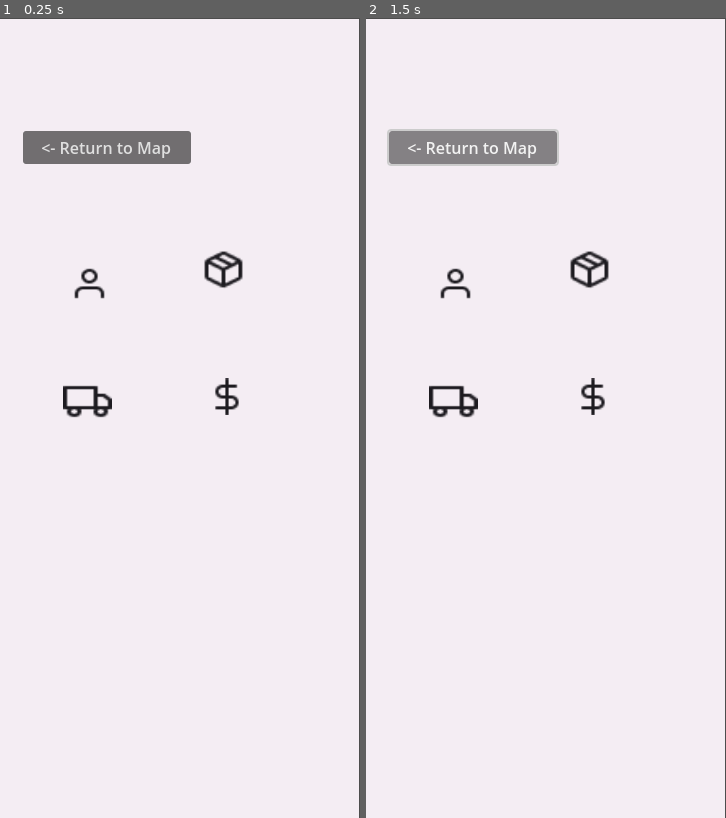
Above: before the commit, frames 1-2 (left to right).
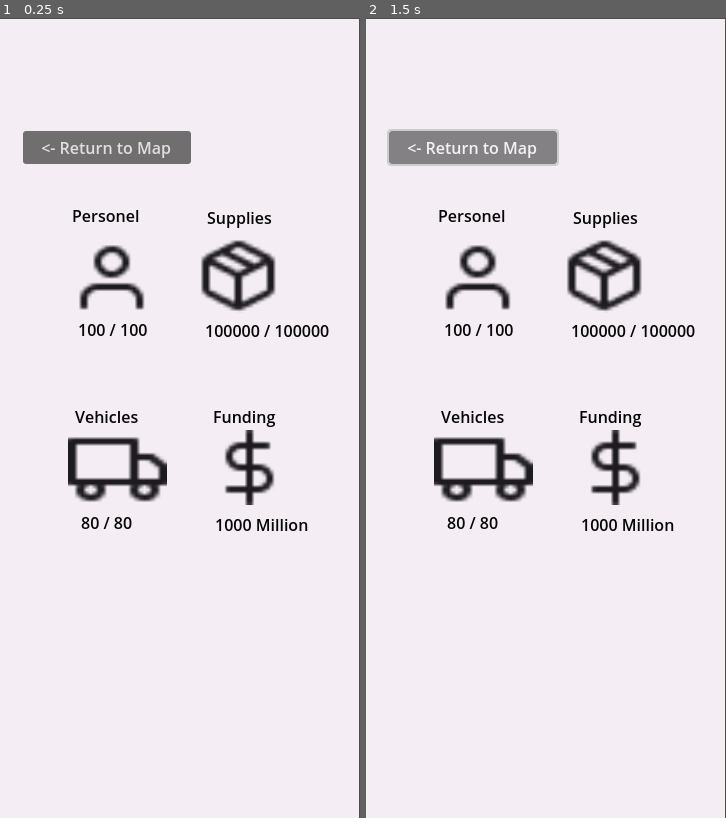
Above: after the commit, the same moments.

Repository: carabowes/Luscinia
Game: Godot game, scene res://Scenes/resource_page.tscn
Same seed, same stepped clock (60 frames per second), same inputs: the game is played once before the commit and once after it.
Inputs:
- Up to frame 1 (0.25 s): no input
- Up to frame 2 (1.5 s): tap Enter at 0.5 s; click "<- Return to Map" at 1.25 s

The runs differ from the first frame. In frame 1, 5.3% of the frame differs, in the area x 17-92%, y 24-65%; in frame 2, 5.3%.

Commit message:
Basic Resources Page

Diff:
--- a/luscinia/Scenes/resource_page.tscn
+++ b/luscinia/Scenes/resource_page.tscn
@@ -9,11 +9,19 @@
 [sub_resource type="StyleBoxFlat" id="StyleBoxFlat_tws4w"]
 bg_color = Color(0.956863, 0.929412, 0.952941, 1)
 
-[node name="resource-page" type="Node2D"]
-position = Vector2(-1, 1)
+[node name="resource-page" type="Control"]
+layout_mode = 3
+anchor_left = -0.003
+anchor_right = 1.0
+anchor_bottom = 1.0
+offset_left = 0.08
+offset_top = 1.0
+offset_right = -361.0
+offset_bottom = -799.0
 script = ExtResource("1_3ccde")
 
 [node name="Background" type="Panel" parent="."]
+layout_mode = 1
 anchors_preset = 8
 anchor_left = 0.5
 anchor_top = 0.5
@@ -33,24 +41,112 @@
 offset_bottom = 145.0
 text = " <- Return to Map "
 
-[node name="Funding" type="Sprite2D" parent="."]
-position = Vector2(228, 378)
-scale = Vector2(1.66667, 1.54167)
+[node name="Funding" type="TextureRect" parent="."]
+layout_mode = 0
+offset_left = 210.0
+offset_top = 411.0
+offset_right = 260.0
+offset_bottom = 461.0
+scale = Vector2(1.621, 1.5)
 texture = ExtResource("2_dleto")
 
-[node name="Supplies" type="Sprite2D" parent="."]
-position = Vector2(224.5, 250.5)
-scale = Vector2(1.875, 1.625)
+[node name="Supplies" type="TextureRect" parent="."]
+layout_mode = 0
+offset_left = 196.0
+offset_top = 219.0
+offset_right = 246.0
+offset_bottom = 269.0
+scale = Vector2(1.731, 1.5)
 texture = ExtResource("3_rp6st")
 
-[node name="Vehicles" type="Sprite2D" parent="."]
-position = Vector2(88.5, 382.5)
-scale = Vector2(2.04167, 1.54167)
+[node name="Vehicles" type="TextureRect" parent="."]
+layout_mode = 0
+offset_left = 69.0
+offset_top = 413.0
+offset_right = 119.0
+offset_bottom = 463.0
+scale = Vector2(1.986, 1.5)
 texture = ExtResource("4_a5ikk")
 
-[node name="Personel" type="Sprite2D" parent="."]
-position = Vector2(90.5, 264.5)
-scale = Vector2(1.625, 1.45833)
+[node name="Personel" type="TextureRect" parent="."]
+layout_mode = 0
+offset_left = 71.0
+offset_top = 221.0
+offset_right = 121.0
+offset_bottom = 271.0
+scale = Vector2(1.672, 1.5)
 texture = ExtResource("5_idmol")
 
+[node name="People Text" type="Label" parent="."]
+layout_mode = 0
+offset_left = 73.0
+offset_top = 185.0
+offset_right = 141.0
+offset_bottom = 208.0
+theme_override_colors/font_color = Color(0.0235294, 0.0235294, 0.0235294, 1)
+text = "Personel"
+
+[node name="Supplies Text" type="Label" parent="."]
+offset_left = 208.0
+offset_top = 187.0
+offset_right = 276.0
+offset_bottom = 210.0
+theme_override_colors/font_color = Color(0.0235294, 0.0235294, 0.0235294, 1)
+text = "Supplies
+"
+
+[node name="Vehicles Text" type="Label" parent="."]
+offset_left = 76.0
+offset_top = 386.0
+offset_right = 144.0
+offset_bottom = 409.0
+theme_override_colors/font_color = Color(0.0235294, 0.0235294, 0.0235294, 1)
+text = "Vehicles
+"
+
+[node name="Funding Text" type="Label" parent="."]
+layout_mode = 0
+offset_left = 214.0
+offset_top = 386.0
+offset_right = 277.0
+offset_bottom = 409.0
+theme_override_colors/font_color = Color(0, 0, 0, 1)
+text = "Funding"
+
+[node name="Funding Output" type="Label" parent="."]
+offset_left = 216.0
+offset_top = 494.0
+offset_right = 284.0
+offset_bottom = 517.0
+theme_override_colors/font_color = Color(0.0235294, 0.0235294, 0.0235294, 1)
+text = "Supplies
+"
+
+[node name="Vehicles Output" type="Label" parent="."]
+offset_left = 82.0
+offset_top = 492.0
+offset_right = 150.0
+offset_bottom = 515.0
+theme_override_colors/font_color = Color(0.0235294, 0.0235294, 0.0235294, 1)
+text = "Supplies
+"
+
+[node name="Supplies Output" type="Label" parent="."]
+offset_left = 206.0
+offset_top = 300.0
+offset_right = 274.0
+offset_bottom = 323.0
+theme_override_colors/font_color = Color(0.0235294, 0.0235294, 0.0235294, 1)
+text = "Supplies
+"
+
+[node name="Personel Output" type="Label" parent="."]
+offset_left = 79.0
+offset_top = 299.0
+offset_right = 147.0
+offset_bottom = 322.0
+theme_override_colors/font_color = Color(0.0235294, 0.0235294, 0.0235294, 1)
+text = "Supplies
+"
+
 [connection signal="pressed" from="Return Button" to="." method="_on_return_button_pressed"]
--- a/luscinia/Scripts/resource_manager.gd
+++ b/luscinia/Scripts/resource_manager.gd
@@ -3,6 +3,7 @@
 
 # Called when the node enters the scene tree for the first time.
 var resources = {"people": 100, "funds": 1000, "vehicles": 80, "supplies": 100000}
+var available_resources = {"people": 100, "vehicles": 80, "supplies": 100000}
 
 func add_resources(resource_name: String, amount: int):
 	if resource_name in resources:
--- a/luscinia/Scripts/resource_page.gd
+++ b/luscinia/Scripts/resource_page.gd
@@ -1,5 +1,32 @@
-extends Node2D
+extends Control
+
+var resources = {}
+var available_resources = {}
+
+func _ready() -> void:
+	resources = ResourceManager.resources
+	available_resources = ResourceManager.available_resources
+	update_all_labels()
+
+
 
 
 func _on_return_button_pressed() -> void:
 	print(ResourceManager.resources["funds"])
+
+func update_label(label_name: String, resource_name: String):
+	var label = get_node(label_name)
+	if label and resource_name in resources:
+		if resource_name != "funds":
+			label.text = str(available_resources.get(resource_name, 0)) + " / " + str(resources[resource_name])
+		else:
+			label.text = str(resources[resource_name]) + " Million"
+	else:
+		print("Label or resource not found:", label_name, resource_name)
+
+
+func update_all_labels() -> void:
+	update_label("Personel Output", "people")
+	update_label("Funding Output", "funds")
+	update_label("Vehicles Output", "vehicles")
+	update_label("Supplies Output", "supplies")
